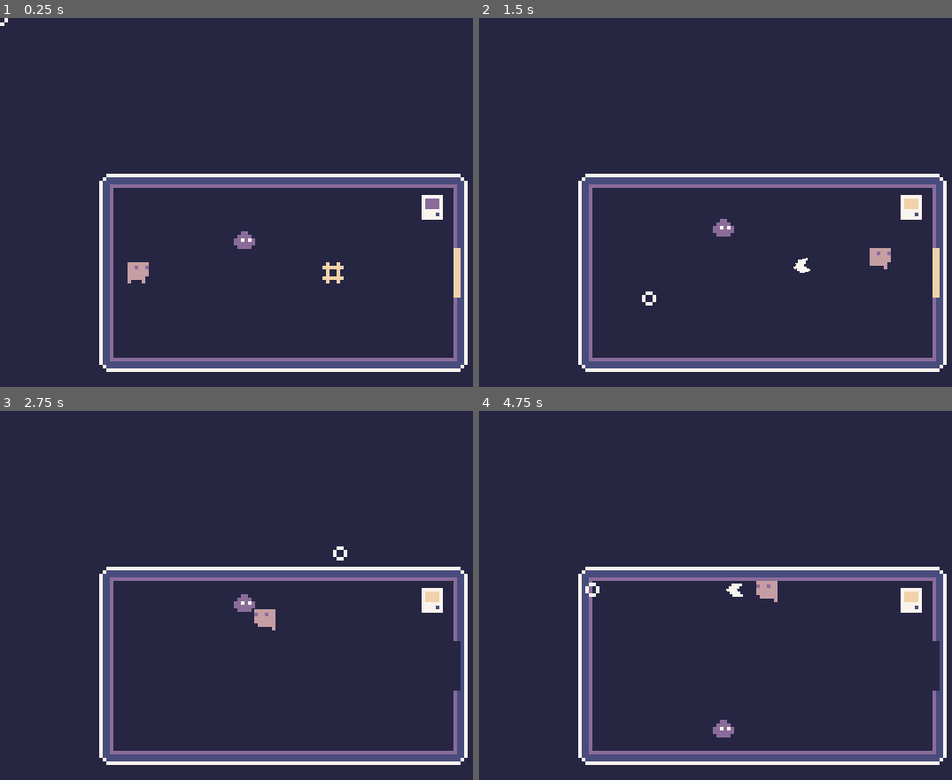
Above: before the commit, frames 1-4 (two rows, left to right).
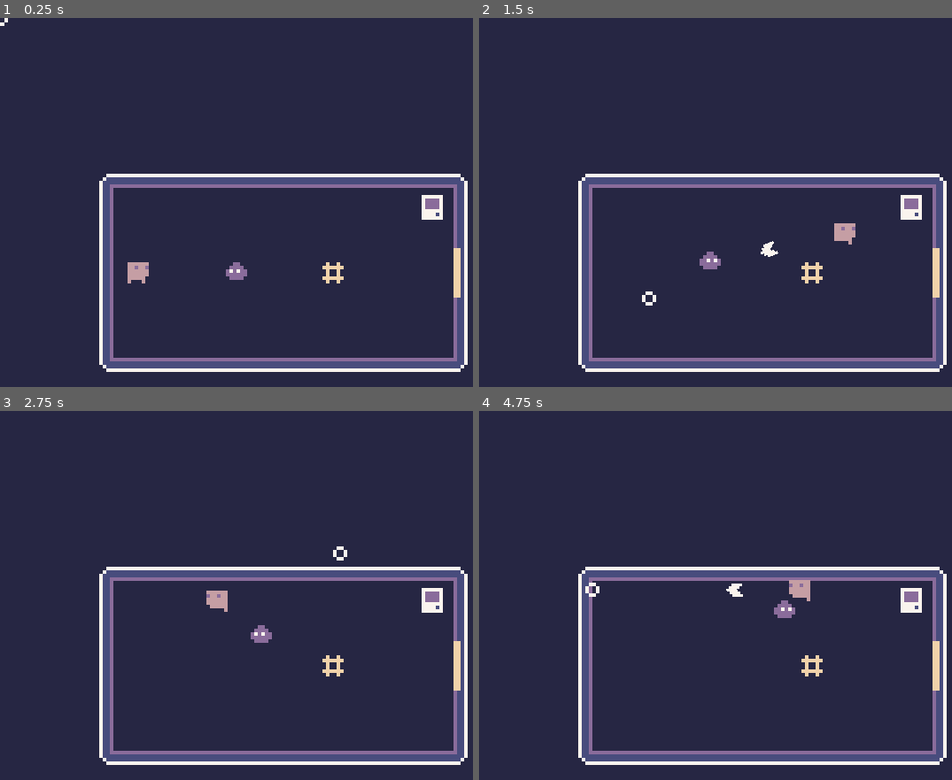
Above: after the commit, the same moments.

Repository: tOmoness/null
Game: Godot game, scene res://Game.tscn
Same seed, same stepped clock (60 frames per second), same inputs: the game is played once before the commit and once after it.
Inputs (mouse positions are in pixels of both pictures, inside the frame that each line leads up to):
- Up to frame 1 (0.25 s): no input
- Up to frame 2 (1.5 s): move the mouse to (885, 246) at 0.52 s; hold Right (ui_right) from 0.53 s (still down); click (885, 246) at 0.6 s; tap Up (ui_up) at 0.77 s; move the mouse to (649, 298) at 1.27 s; click (649, 298) at 1.35 s
- Up to frame 3 (2.75 s): tap Up (ui_up) at 1.52 s; move the mouse to (340, 554) at 2.02 s; release Right (ui_right) at 2.03 s; hold Left (ui_left) from 2.03 s (still down); click (340, 554) at 2.1 s
- Up to frame 4 (4.75 s): move the mouse to (734, 768) at 2.77 s; release Left (ui_left) at 2.78 s; hold Right (ui_right) 2.78-4.28 s; click (734, 768) at 2.85 s; tap Up (ui_up) at 3.02, 3.77, 4.52 s; move the mouse to (933, 743) at 3.52 s; click (933, 743) at 3.6 s; move the mouse to (592, 588) at 4.27 s; hold Left (ui_left) from 4.28 s (still down); click (592, 588) at 4.35 s

The runs differ from the first frame. In frame 1, 0.3% of the frame differs, in the area x 47-54%, y 57-71%; in frame 2, 1.1%; in frame 3, 1.2%; in frame 4, 1.2%, in the area x 49-98%, y 45-89%.

Commit message:
Make enemy move to player.

Diff:
--- a/Enemy.gd
+++ b/Enemy.gd
@@ -1,15 +1,6 @@
 extends KinematicBody2D
 
-enum DIRECTION { UP = -1, DOWN = 1 }
-
-var motion = Vector2.ZERO
-var direction = DIRECTION.UP
-
 func _physics_process(delta):
-	if is_on_ceiling():
-		direction = DIRECTION.DOWN
-	if is_on_floor():
-		direction = DIRECTION.UP
-
-	motion.y += (300 * delta) * direction
-	motion = move_and_slide(motion.clamped(100), Vector2.UP)
+	$Sprite.flip_h = global_position > Global.Player.global_position
+	var direction = global_position.direction_to(Global.Player.global_position)
+	move_and_collide(direction * 10 * delta)
--- a/Enemy.tscn
+++ b/Enemy.tscn
@@ -7,6 +7,7 @@
 extents = Vector2( 3, 2.5 )
 
 [node name="Enemy" type="KinematicBody2D"]
+collision_layer = 2
 script = ExtResource( 2 )
 
 [node name="Sprite" type="Sprite" parent="."]
--- a/Entities/Code.tscn
+++ b/Entities/Code.tscn
@@ -7,7 +7,7 @@
 extents = Vector2( 2, 2 )
 
 [node name="Code" type="Area2D"]
-collision_layer = 0
+collision_layer = 4
 script = ExtResource( 2 )
 
 [node name="Sprite" type="Sprite" parent="."]
--- a/Entities/Computer.tscn
+++ b/Entities/Computer.tscn
@@ -10,6 +10,7 @@
 extents = Vector2( 3, 3 )
 
 [node name="Computer" type="StaticBody2D"]
+collision_layer = 4
 script = ExtResource( 2 )
 
 [node name="CollisionShape2D" type="CollisionShape2D" parent="."]
